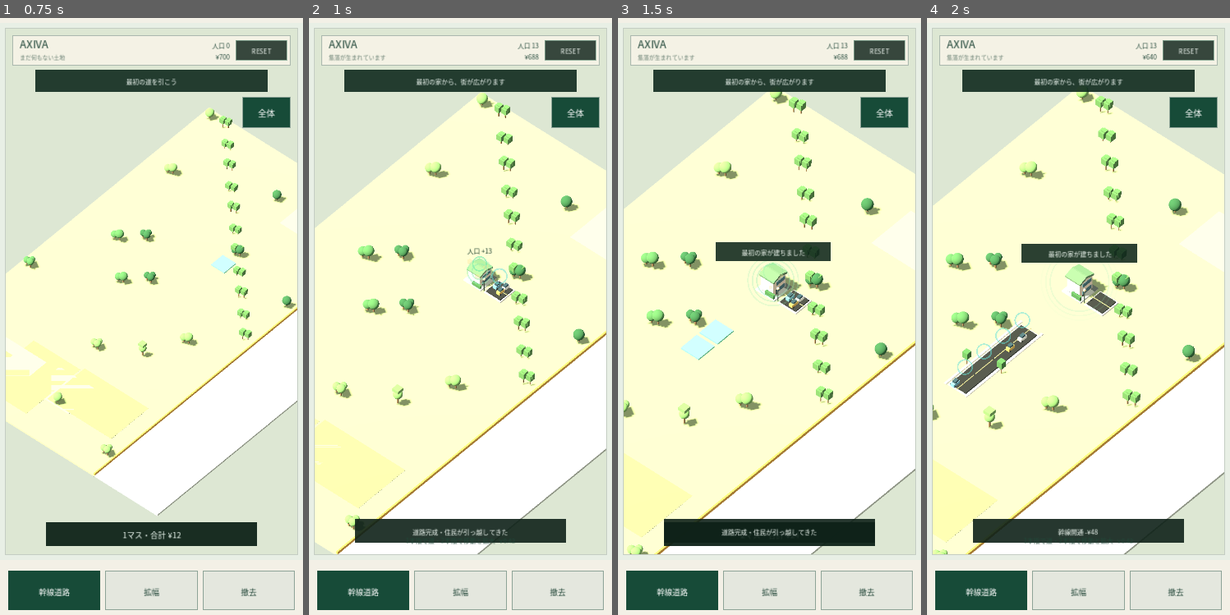
Above: before the commit, frames 1-4 (left to right).
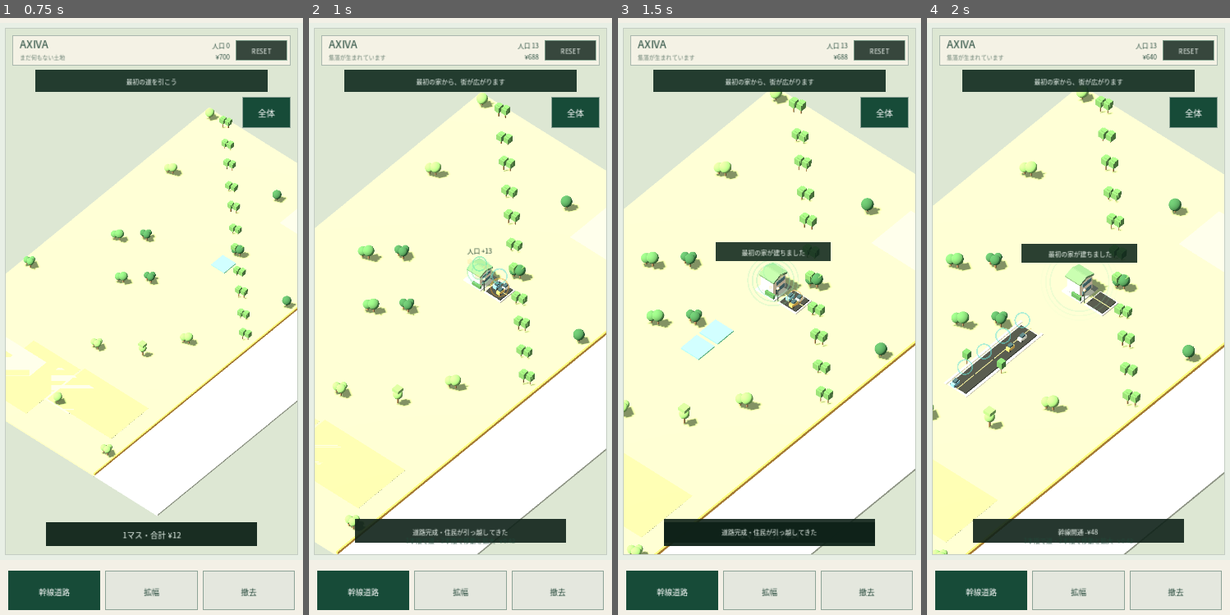
Above: after the commit, the same moments.

Repository: 48wr9f4wgp-lab/machi-loop
Game: Godot game, scene res://main.tscn
The game is run twice, just before and just after one commit, with the same random seed, the same clock (stepped at 60 frames per second) and the same inputs.
Inputs (mouse positions are in pixels of both pictures, inside the frame that each line leads up to):
- Up to frame 1 (0.75 s): tap Enter at 0.5 s; move the mouse to (218, 262) at 0.52 s; click (218, 262) at 0.67 s
- Up to frame 2 (1 s): no input
- Up to frame 3 (1.5 s): drag from (708, 328) to (754, 429) at 1.27 s
- Up to frame 4 (2 s): no input

Frame 1 is identical in both runs. In frame 2, less than 0.1% of the frame differs, in the area x 59-67%, y 43-47%; in frame 3, less than 0.1%; in frame 4, nothing differs.

Commit message:
Route current main through v0.43 tempo pass

Diff:
--- a/main.gd
+++ b/main.gd
@@ -1 +1 @@
-extends "res://main_v42_playable_loop.gd"
+extends "res://main_v43_tempo_payoff.gd"
